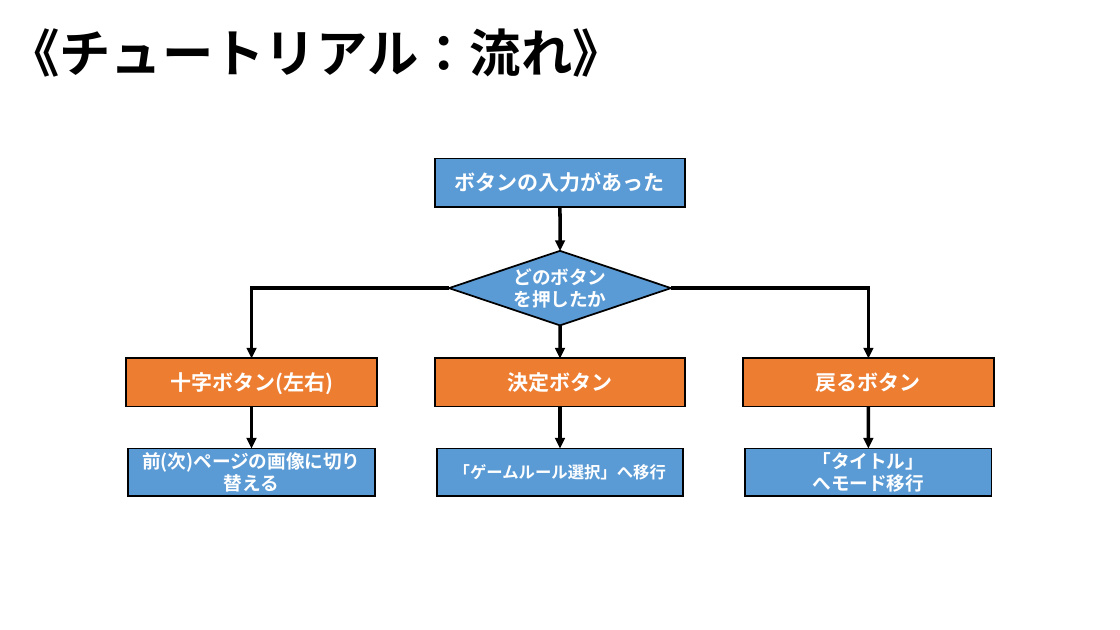
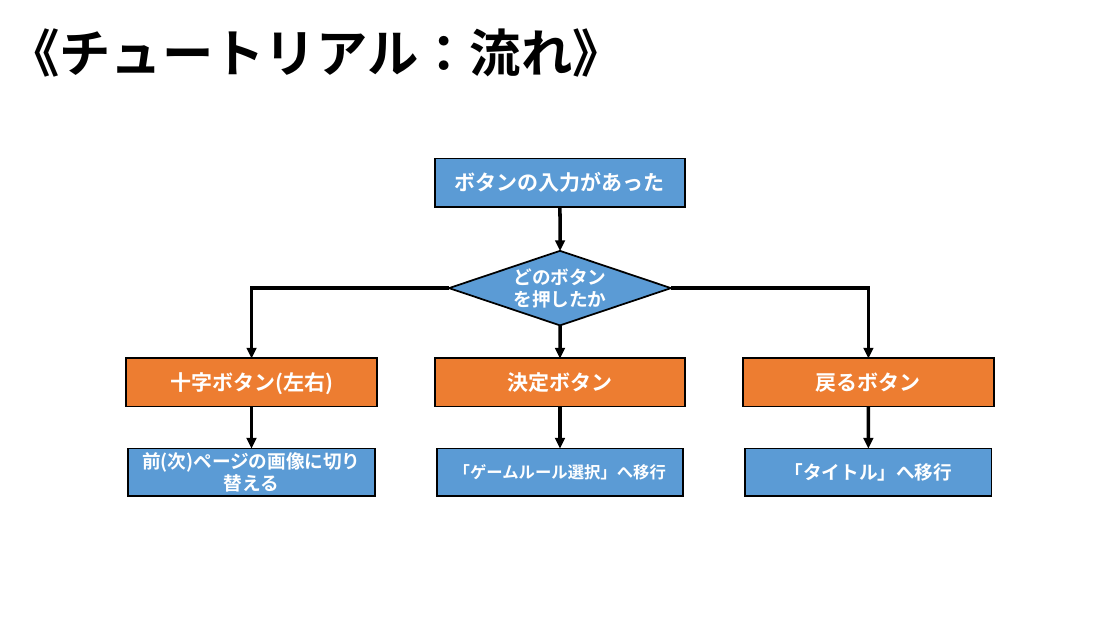
Before and after one commit to ARITA-MEIGEN/C-Team001, a slide deck: slide 9 of data/GS3_チーム2_仕様書.pptx (slide 8 before the commit). Drawn at 1120x630 pixels with LibreOffice and Linux fonts; fonts in the diff are those of the drawing; background and template pictures are left out. Boxes give left, top, right and bottom in pixels: in the first picture for what was removed or moved away, otherwise in the second. Text is boxed around its words. In the diff, an @@ line names an element or a change of style, - is before the commit and + after.

```diff
--- a/data/GS3_チーム2_仕様書.pptx
+++ b/data/GS3_チーム2_仕様書.pptx
@@ text in rectangle at bbox=[785, 463, 952, 481]: text changed @@
-「タイトル」
-へモード移行
+「タイトル」へ移行
```
Also in this commit, not shown: 4 slides added.
